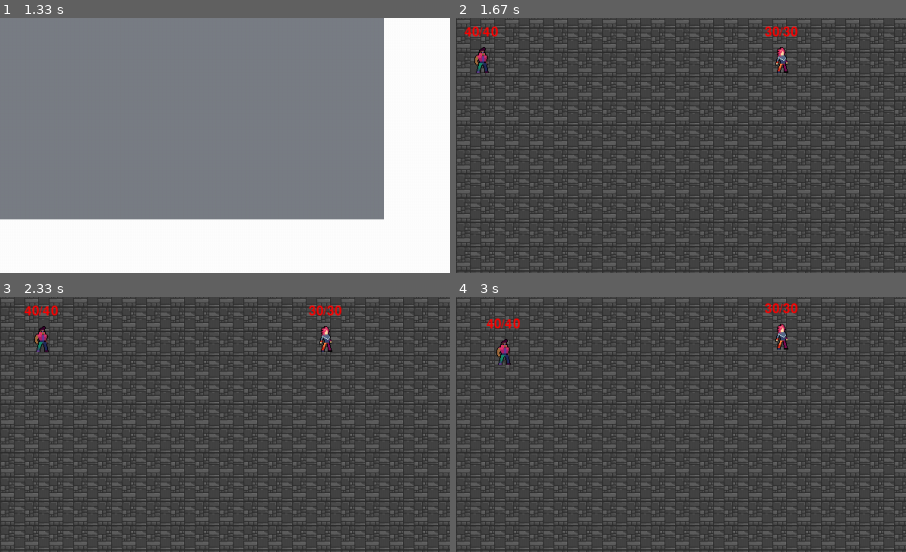
Above: before the commit, frames 1-4 (two rows, left to right).
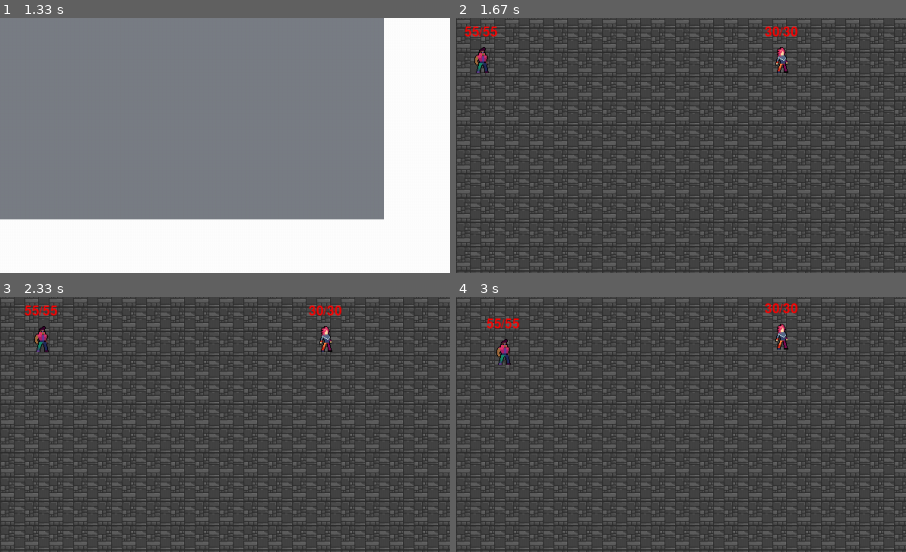
Above: after the commit, the same moments.

Repository: Brenosviana/PYGAME
Game: pygame game, started from main.py
Two runs of this game, one before a commit and one after it. Both use one fixed random seed, a clock stepped at 60 frames per second and the inputs below.
Inputs:
- Up to frame 1 (1.33 s): tap Space at 0.33, 1.23 s; hold Up 0.67-1.13 s; hold Down from 1.17 s (still down)
- Up to frame 2 (1.67 s): release Down at 1.47 s; hold Up from 1.5 s (still down); tap Space at 1.57 s
- Up to frame 3 (2.33 s): release Up at 1.87 s; hold D from 1.9 s (still down); tap Space at 1.97, 2.27 s
- Up to frame 4 (3 s): release D at 2.53 s; hold S 2.57-2.93 s; tap Space at 2.63 s; tap I at 2.72 s; hold A from 2.97 s (still down)
The pictures show only the part of the screen within x 32-82%, y 45-95%; the shares and areas given below are measured in that part.

Frame 1 is identical in both runs. In frame 2, 0.2% of the frame differs, in the area x 1-10%, y 3-8%; in frame 3, 0.2%, in the area x 5-13%, y 3-8%; in frame 4, 0.2%.

Commit message:
first commit

Diff:
--- a/personagens.py
+++ b/personagens.py
@@ -12,25 +12,25 @@
         if self.personagem == 1:
 
             VELOCIDADE = 0.8
-            VIDA = 40
-            VELOCIDADE_ATQ = 2
-            DANO = 5
+            VIDA = 55
+            VELOCIDADE_ATQ = 6
+            DANO = 4
             self.status = (VELOCIDADE, VIDA, 1, VELOCIDADE_ATQ, DANO)
 
         #CYBORG DANO EM AREA COM MOUSE
         elif self.personagem == 2:
 
             VELOCIDADE = 1.0
-            VIDA = 20
+            VIDA = 15
             VELOCIDADE_ATQ = 2
-            DANO = 4
+            DANO = 8
             self.status = (VELOCIDADE, VIDA, 2, VELOCIDADE_ATQ, DANO)
 
         #TRON MISSEL
         elif self.personagem == 3:
 
-            VELOCIDADE = 1.0
-            VIDA = 30
+            VELOCIDADE = 1.5
+            VIDA = 35
             VELOCIDADE_ATQ = 4
             DANO = 5
             self.status = (VELOCIDADE, VIDA, 3, VELOCIDADE_ATQ, DANO)
@@ -40,6 +40,6 @@
 
             VELOCIDADE = 1.0
             VIDA = 30
-            VELOCIDADE_ATQ = 1
-            DANO = 3
+            VELOCIDADE_ATQ = 1.4
+            DANO = 4
             self.status = (VELOCIDADE, VIDA, 4, VELOCIDADE_ATQ, DANO)
